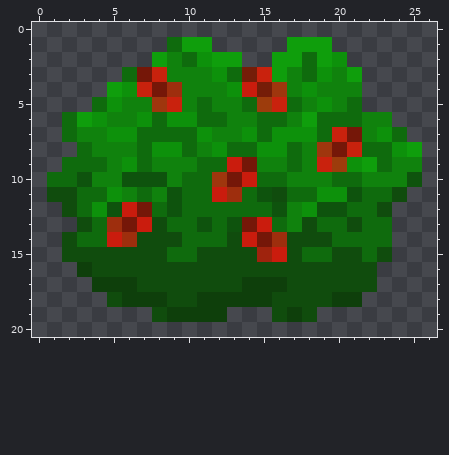
Two versions of one pixel-art sprite, img/stage/plains/bush2.png. The picture above is the old version.
The file is 27x21 pixels. Colours within 5 levels of each other are drawn and written as one.
And afterwards:
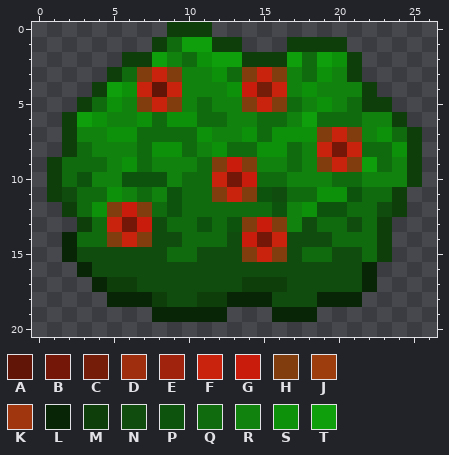
Palette (. is transparent): A #601506  B #751708  C #751d08  D #9e2e0d  E #9f230d  F #c9220d  G #ca1c0d  H #813d0d  J #9d3c0c  K #9f360d  L #082606  M #0e3f0b  N #104c0d  P #0e530d  Q #0f6b0d  R #10820d  S #0d910b  T #0f9e0c
Edits made:
y 0: x 9..11 ... -> MMM
y 1: x 8 . -> M; x 12..13 .. -> MM; x 17..20 TTT. -> MMMM
y 2: x 6..7 .. -> MM; x 14..16 ..T -> MMM; x 21 . -> M
y 3: x 5 . -> M; x 7 B -> H; x 9 R -> H; x 14 C -> H; x 16 T -> H; x 21 T -> M
y 4: x 4 . -> M; x 8..9 BD -> AF; x 16 K -> F; x 22 . -> M
y 5: x 3 . -> M; x 7..9 RKF -> HFH; x 14..16 QJF -> HFH; x 22..23 .. -> MM
y 6: x 2 Q -> M; x 24 . -> M
y 7: x 2 Q -> M; x 19 Q -> H; x 21 B -> H; x 25 . -> M
y 8: x 2 . -> M; x 19 K -> F; x 25 T -> M
y 9: x 1 . -> M; x 12 Q -> H; x 14 B -> H; x 19..21 FJS -> HFH; x 25 R -> M
y 10: x 1 Q -> M; x 12 K -> F; x 25 P -> M
y 11: x 1 N -> M; x 12..14 GDQ -> HFH; x 24 N -> M
y 12: x 2 N -> M; x 5 P -> H; x 7 B -> H; x 24 . -> M
y 13: x 3 N -> M; x 5 D -> F; x 14 B -> H; x 16 Q -> H; x 23 Q -> M
y 14: x 2 N -> L; x 5..7 GDN -> HFH; x 16 D -> F; x 23 Q -> M
y 15: x 2 N -> L; x 14..16 NEG -> HFH; x 23 N -> M
y 16: x 3 M -> L; x 22 N -> L
y 17: x 4 M -> L; x 22 N -> L
y 18: x 5..7 NMM -> LLL; x 13..15 MMM -> LLL; x 19..21 NMM -> LLL
y 19: x 8..12 NMMMM -> LLLLL; x 16..18 NMN -> LLL
Pixel boxes of the changes (left, top, right, bottom) in both pictures:
changed: (47, 22, 422, 322)
